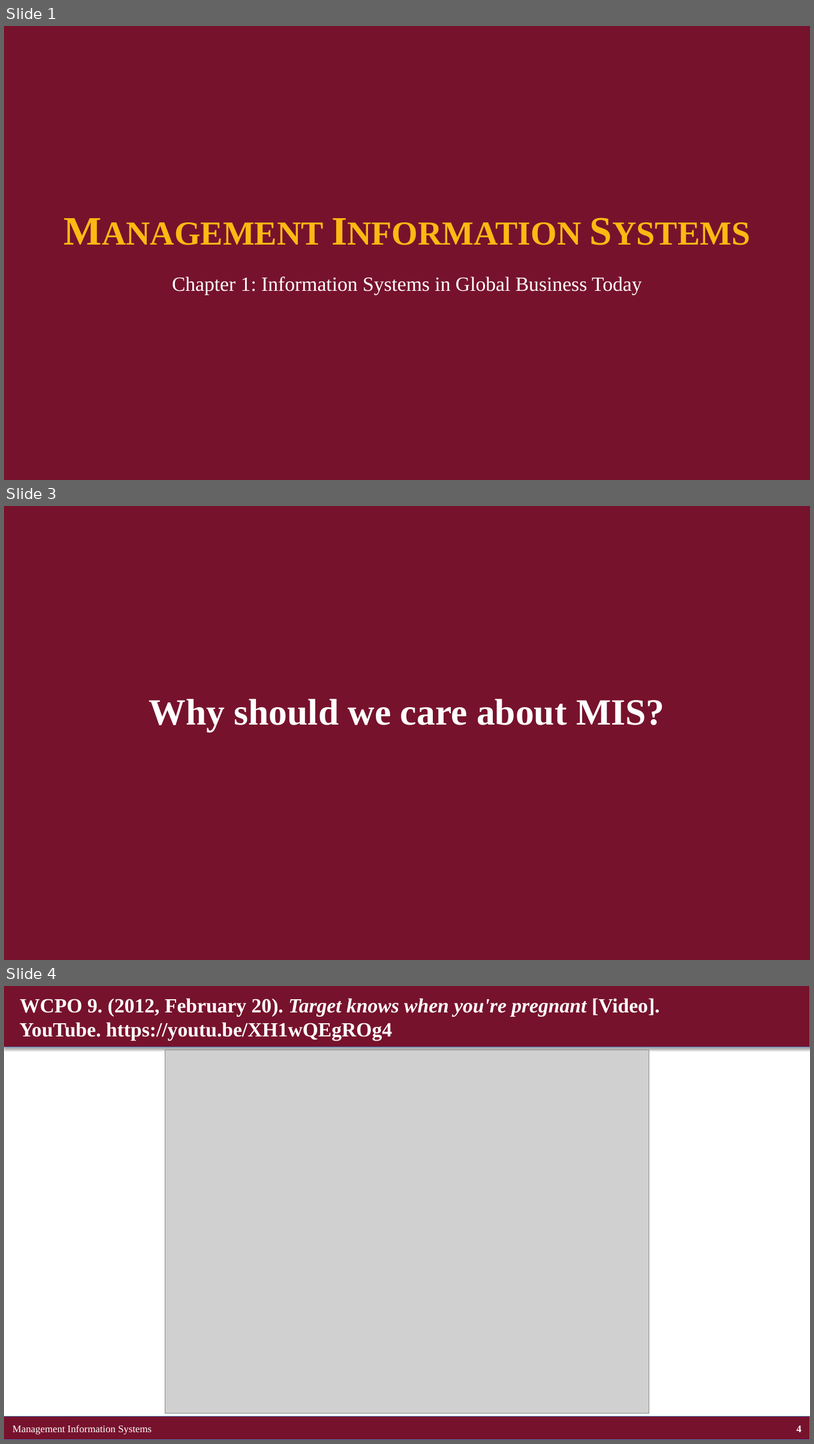
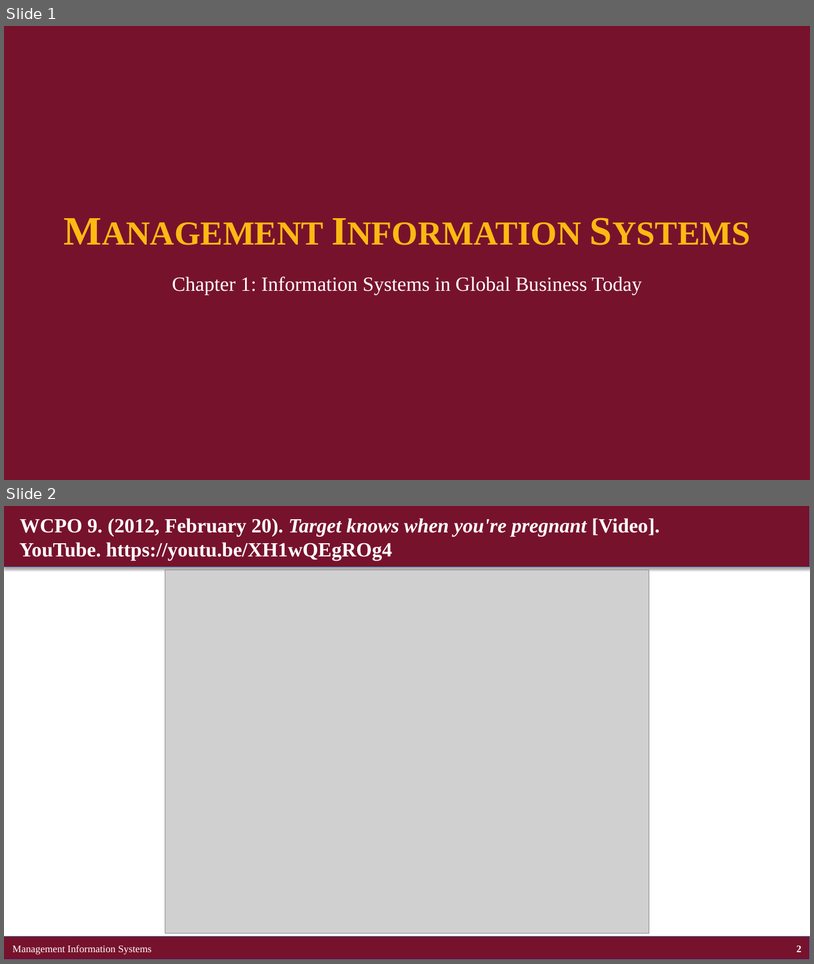
Before and after one commit to brianhwpark/brianhwpark.github.io, a slide deck: files/teaching-resources/concordiacollege-busn-315/busn-315-lecture-note/busn315-ch01.pptx. Shown one above the other, each under a label of ours: slides 1, 3 and 4 before the commit, slides 1 and 2 after it; the slides between them are not shown. The pictures are 814x1444 and 814x964 pixels, drawn with LibreOffice and Linux fonts; fonts in the diff are those of the drawing; grey boxes stand for pictures. Boxes give left, top, right and bottom in pixels: in the first picture for what was removed or moved away, otherwise in the second. Text is boxed around its words. In the diff, an @@ line names an element or a change of style, - is before the commit and + after.

```diff
--- a/files/teaching-resources/concordiacollege-busn-315/busn-315-lecture-note/busn315-ch01.pptx
+++ b/files/teaching-resources/concordiacollege-busn-315/busn-315-lecture-note/busn315-ch01.pptx
@@ slide 3 removed at [4,506,810,960], background #77122C @@
@@ text removed at [149,699,665,732] @@
-Why should we care about MIS?
@@ what was slide 4 is now slide 2 @@
@@ page number at [797,945,801,952]: text changed @@
-4
+2
```
Also in this commit, not shown: 1 slide changed, 2 other slides removed, 10 other files.
